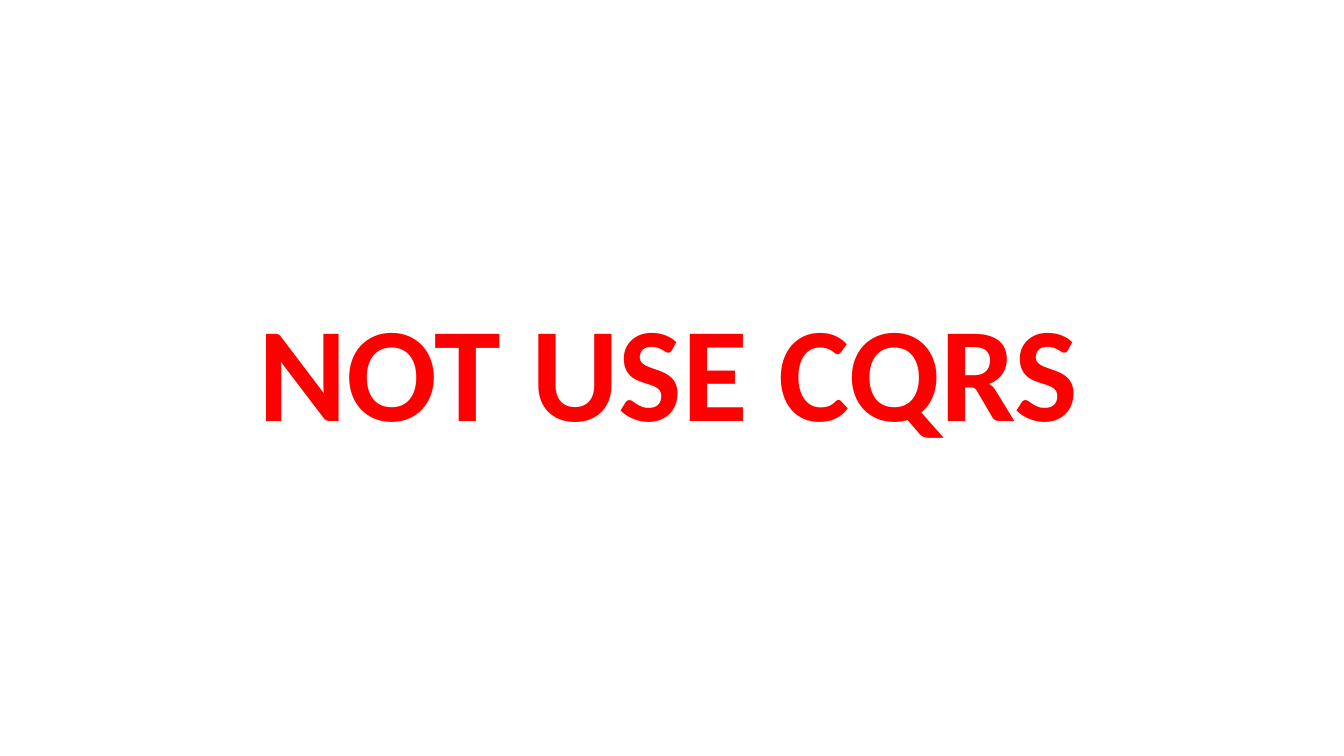
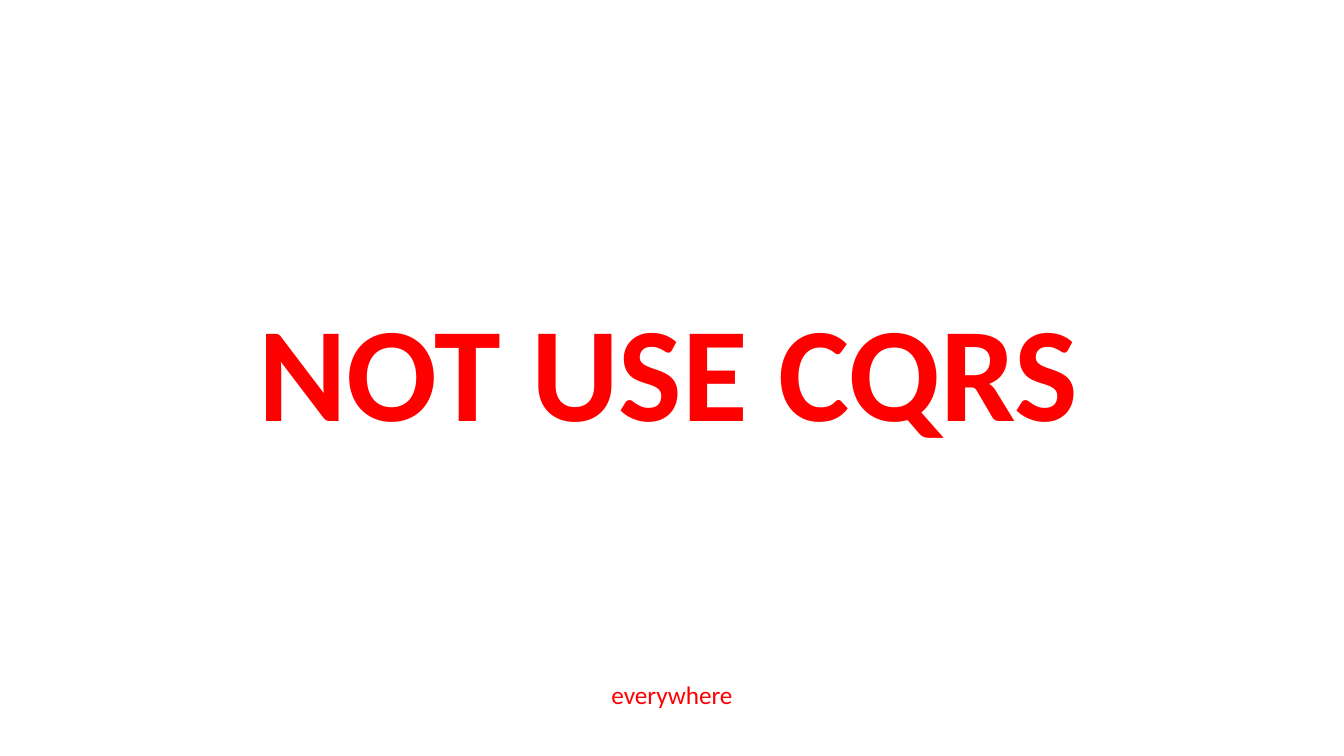
Before and after one commit to Garinych/personal-trainer-management, a slide deck: slide 17 of architecture/CQRS + AXON.pptx (slide 16 before the commit). Drawn at 1344x756 pixels with LibreOffice and Linux fonts; fonts in the diff are those of the drawing. Boxes give left, top, right and bottom in pixels: in the first picture for what was removed or moved away, otherwise in the second. Text is boxed around its words. In the diff, an @@ line names an element or a change of style, - is before the commit and + after.

```diff
--- a/architecture/CQRS + AXON.pptx
+++ b/architecture/CQRS + AXON.pptx
@@ text added at <box>611,686,732,708</box>, 18 pt, text #FF0000 @@
+everywhere
```
Also in this commit, not shown: 4 other files.
